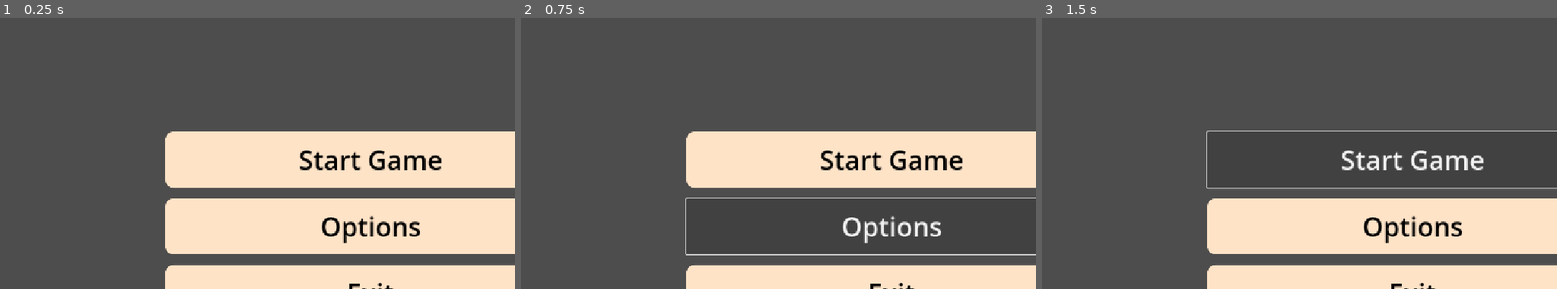
Above: before the commit, frames 1-3 (left to right).
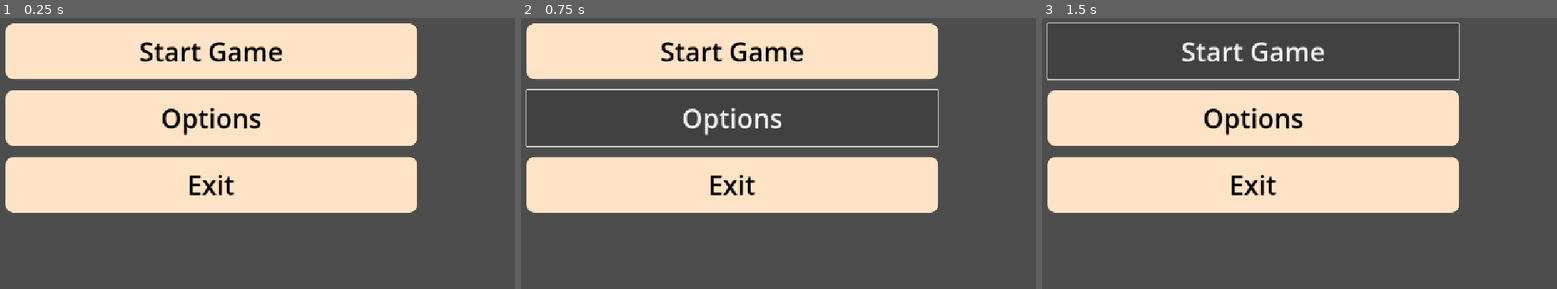
Above: after the commit, the same moments.

Repository: videogamesrockp/Mongol-Conquest
Game: Godot game, scene res://main_menu.tscn
Same seed, same stepped clock (60 frames per second), same inputs: the game is played once before the commit and once after it. Before the commit the project has no main scene; this scene is started directly in both runs.
Inputs:
- Up to frame 1 (0.25 s): no input
- Up to frame 2 (0.75 s): click "Options" at 0.5 s
- Up to frame 3 (1.5 s): click "Start Game" at 1.25 s

The runs differ from the first frame. In frame 1, 62% of the frame differs, in the area x 1-100%, y 1-100%; in frame 2, 45%; in frame 3, 49%.

Commit message:
add stuff

Diff:
--- a/game/main_menu.gd
+++ /dev/null
@@ -1 +0,0 @@
-extends Node
--- a/game/main_menu.tscn
+++ b/game/main_menu.tscn
@@ -1,4 +1,6 @@
-[gd_scene load_steps=2 format=3 uid="uid://bdp3nb8qiwdwj"]
+[gd_scene load_steps=3 format=3 uid="uid://bdp3nb8qiwdwj"]
+
+[ext_resource type="Script" uid="uid://5eprnq5c85cg" path="res://scripts/main_menu.gd" id="1_06t4h"]
 
 [sub_resource type="StyleBoxFlat" id="StyleBoxFlat_rhts7"]
 bg_color = Color(1, 0.890196, 0.780392, 1)
@@ -7,15 +9,14 @@
 corner_radius_bottom_right = 16
 corner_radius_bottom_left = 16
 
-[node name="Control" type="Control"]
+[node name="MainMenu" type="Control"]
 layout_mode = 3
 anchors_preset = 15
 anchor_right = 1.0
 anchor_bottom = 1.0
-offset_right = 605.0
-offset_bottom = 409.0
 grow_horizontal = 2
 grow_vertical = 2
+script = ExtResource("1_06t4h")
 
 [node name="VBoxContainer" type="VBoxContainer" parent="."]
 layout_mode = 1
@@ -55,3 +56,7 @@
 theme_override_font_sizes/font_size = 50
 theme_override_styles/normal = SubResource("StyleBoxFlat_rhts7")
 text = "Exit"
+
+[connection signal="pressed" from="VBoxContainer/StartButton" to="." method="_on_start_button_pressed"]
+[connection signal="pressed" from="VBoxContainer/OptionsButton" to="." method="_on_options_button_pressed"]
+[connection signal="pressed" from="VBoxContainer/ExitButton" to="." method="_on_exit_button_pressed"]
--- a/game/project.godot
+++ b/game/project.godot
@@ -11,6 +11,7 @@
 [application]
 
 config/name="Mongol Conquest"
+run/main_scene="uid://bdp3nb8qiwdwj"
 config/features=PackedStringArray("4.4", "GL Compatibility")
 config/icon="res://icon.svg"
 
--- /dev/null
+++ b/game/scenes/level_1.tscn
@@ -0,0 +1,3 @@
+[gd_scene format=3 uid="uid://bjodkk7x5alp1"]
+
+[node name="Level1" type="Node2D"]
--- /dev/null
+++ b/game/scenes/options.tscn
@@ -0,0 +1,9 @@
+[gd_scene format=3 uid="uid://l2vlf0nyiexb"]
+
+[node name="Options" type="Control"]
+layout_mode = 3
+anchors_preset = 15
+anchor_right = 1.0
+anchor_bottom = 1.0
+grow_horizontal = 2
+grow_vertical = 2
--- /dev/null
+++ b/game/scripts/main_menu.gd
@@ -0,0 +1,20 @@
+extends Control
+
+
+# Called when the node enters the scene tree for the first time.
+func _ready() -> void:
+	pass # Replace with function body.
+
+
+# Called every frame. 'delta' is the elapsed time since the previous frame.
+func _process(delta: float) -> void:
+	pass
+
+func _on_start_button_pressed() -> void:
+	get_tree().change_scene_to_file("res://level_1.tscn")
+
+func _on_options_button_pressed() -> void:
+	get_tree().change_scene_to_file("res://options.tscn")
+
+func _on_exit_button_pressed() -> void:
+	get_tree().quit()
Not shown, removed: game/main_menu.gd.uid
Not shown, added: game/scripts/main_menu.gd.uid
